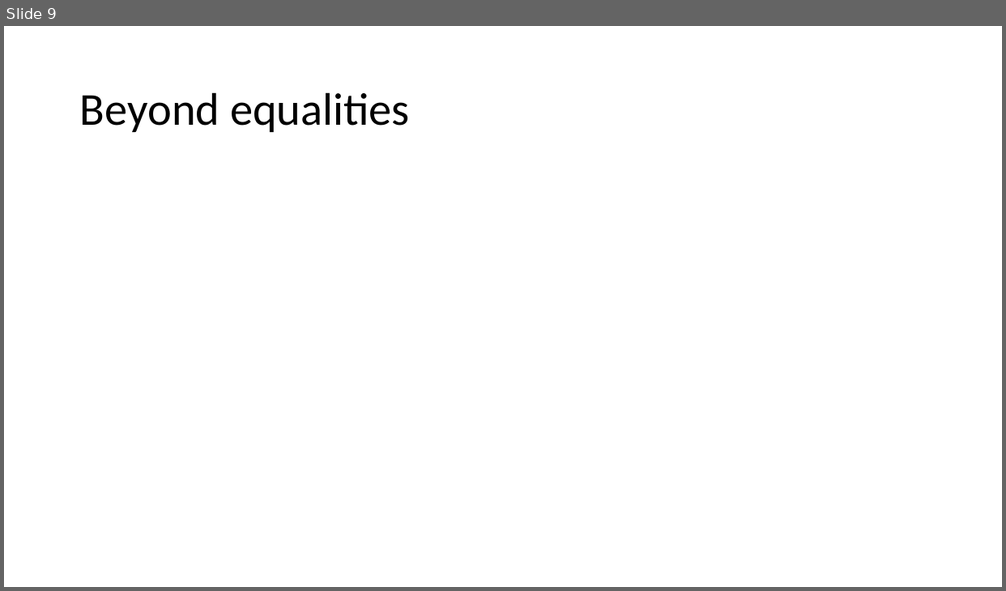
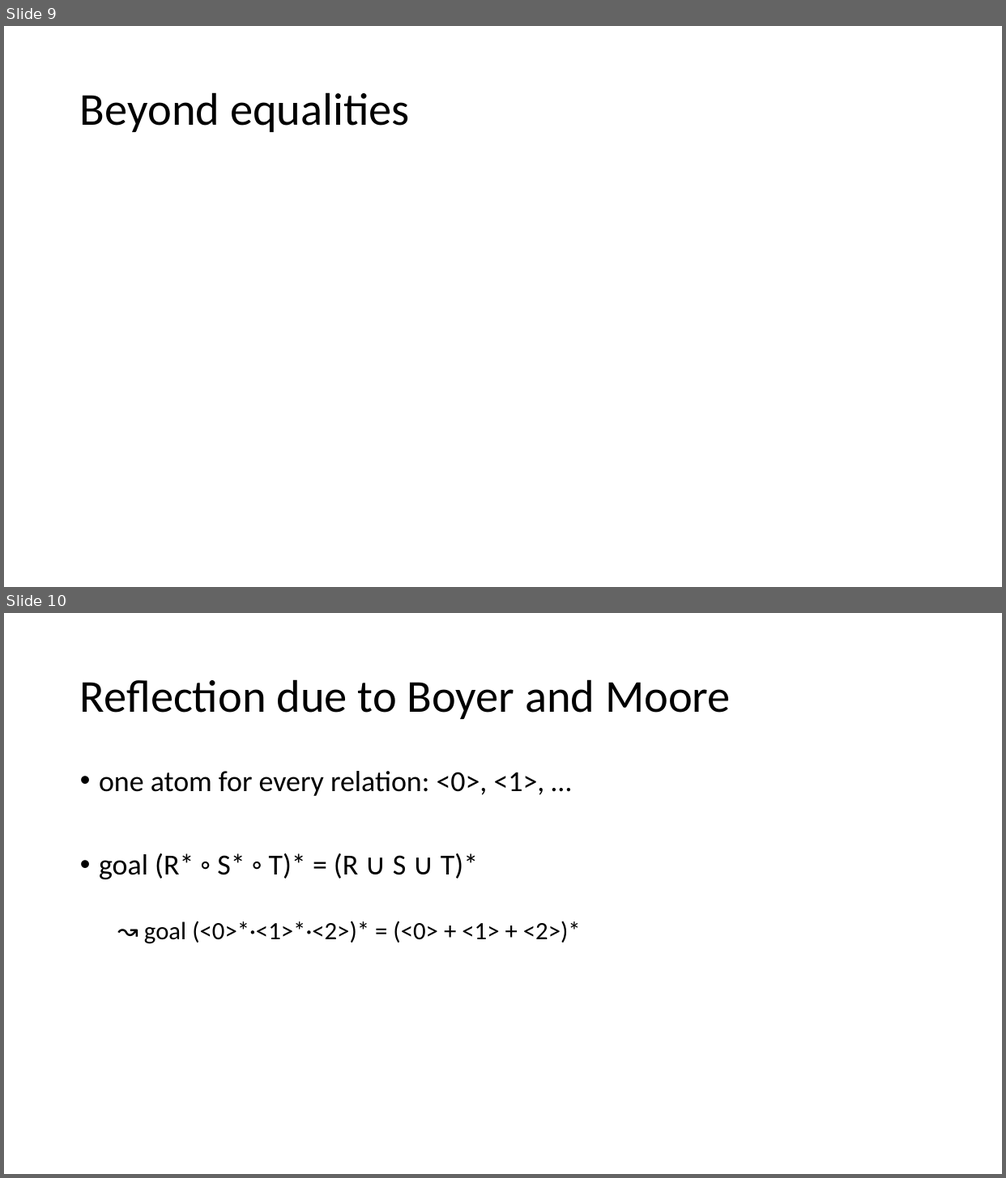
Before and after one commit to Helli/fds_seminar, a slide deck: slides.pptx. Shown one above the other, each under a label of ours: slide 9 before the commit, slides 9 and 10 after it. The pictures are 1006x591 and 1006x1178 pixels, drawn with LibreOffice and Linux fonts; fonts in the diff are those of the drawing. Boxes give left, top, right and bottom in pixels: in the first picture for what was removed or moved away, otherwise in the second. Text is boxed around its words. In the diff, an @@ line names an element or a change of style, - is before the commit and + after.

```diff
--- a/slides.pptx
+++ b/slides.pptx
@@ slide 10 added at [4,613,1002,1174], background #FFFFFF @@
@@ title added at [80,679,731,719], 44 pt, text #000000 @@
+Reflection due to Boyer and Moore
@@ text added at [99,771,581,944], 28 pt, text #000000 @@
+• one atom for every relation: <0>, <1>, …
+• goal (R* ◦ S* ◦ T)* = (R ∪ S ∪ T)*
+  ↝ goal (<0>*·<1>*·<2>)* = (<0> + <1> + <2>)*
```
Also in this commit, not shown: 2 slides changed, 1 other slide added, 1 slide removed, 1 other file.
